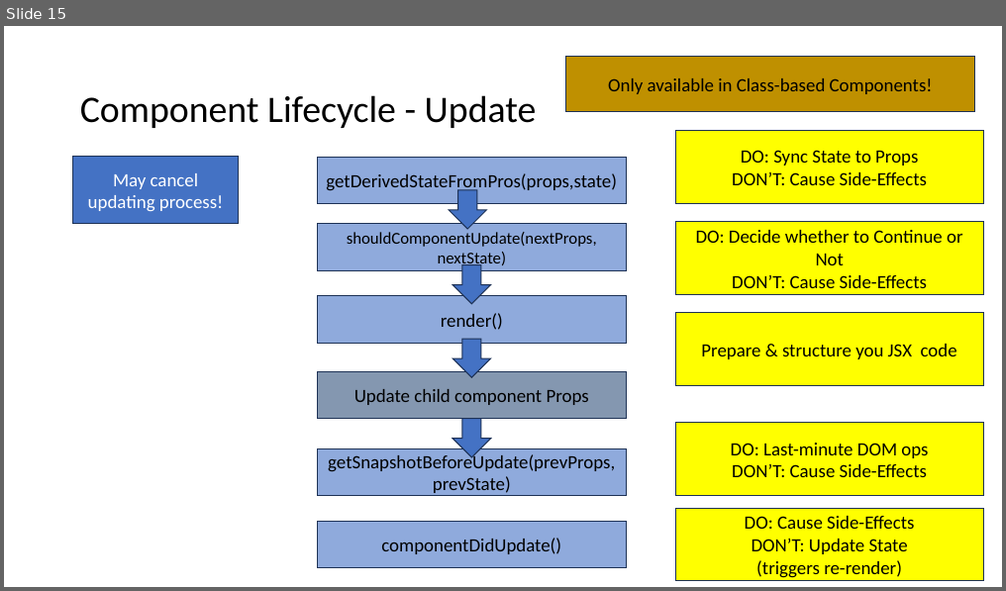
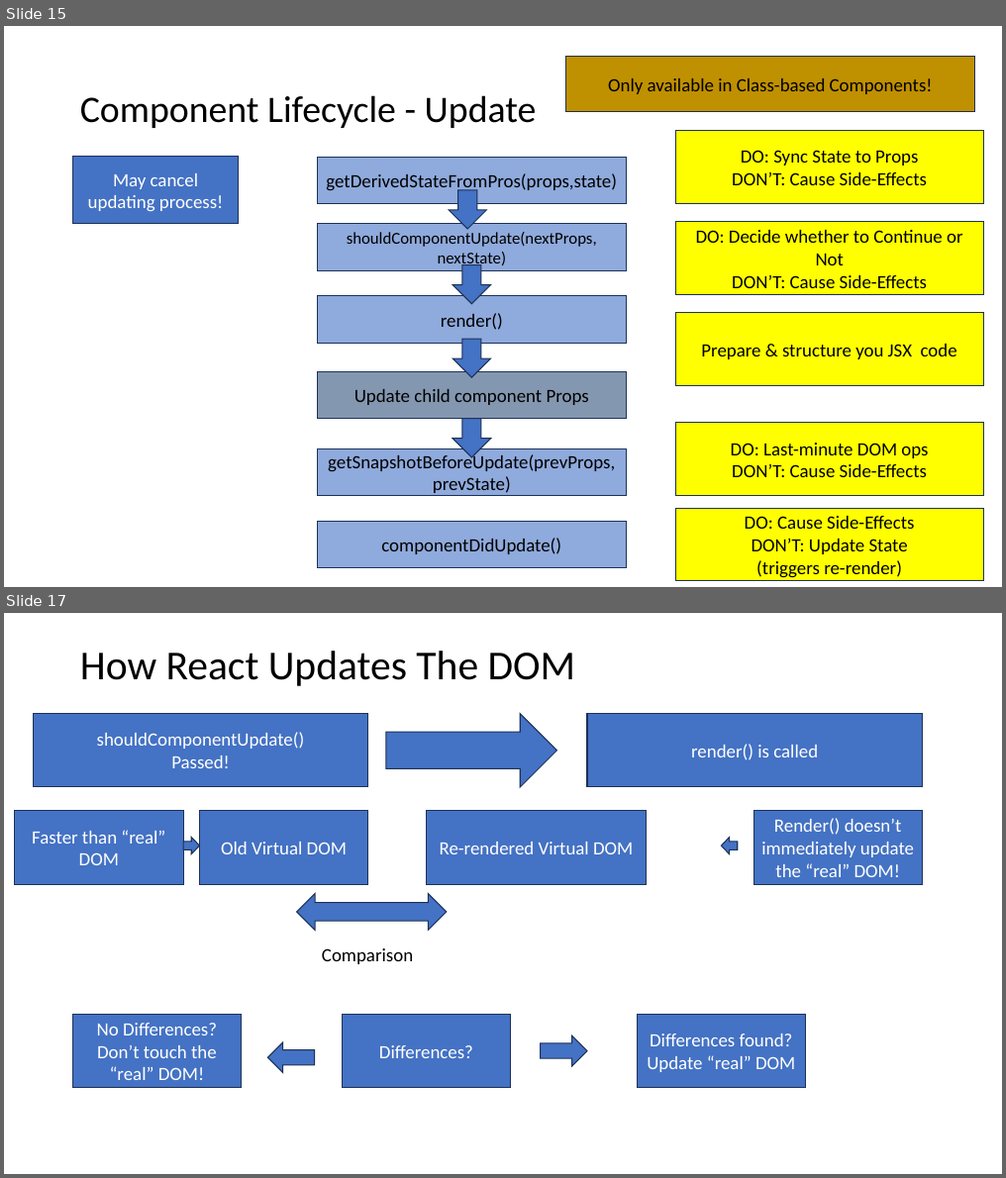
Before and after one commit to PiyushChaturvedii/Batch04, a slide deck: Reactjs.pptx. Shown one above the other, each under a label of ours: slide 15 before the commit, slides 15 and 17 after it; the slides between them are not shown. The pictures are 1006x591 and 1006x1178 pixels, drawn with LibreOffice and Linux fonts; fonts in the diff are those of the drawing. Boxes give left, top, right and bottom in pixels: in the first picture for what was removed or moved away, otherwise in the second. Text is boxed around its words. In the diff, an @@ line names an element or a change of style, - is before the commit and + after.

Commit message:
ReactMemo

```diff
--- a/Reactjs.pptx
+++ b/Reactjs.pptx
@@ slide 17 added at box(4, 613, 1002, 1174), background #FFFFFF @@
@@ title added at box(80, 651, 576, 686), 39.6 pt, text #000000 @@
+How React Updates The DOM
@@ rectangle added at box(33, 713, 368, 787), fill #4472C4, outline #1E3256 1 pt, 18 pt, text #FFFFFF @@
+shouldComponentUpdate()
+Passed!
@@ right arrow added at box(386, 713, 556, 787), fill #4472C4, outline #1E3256 1 pt @@
@@ rectangle added at box(587, 713, 923, 787), fill #4472C4, outline #1E3256 1 pt, 18 pt, text #FFFFFF @@
+render() is called
@@ rectangle added at box(15, 811, 183, 884), fill #4472C4, outline #1E3256 1 pt, 18 pt, text #FFFFFF @@
+Faster than “real” DOM
@@ rectangle added at box(199, 811, 368, 884), fill #4472C4, outline #1E3256 1 pt, 18 pt, text #FFFFFF @@
+Old Virtual DOM
@@ rectangle added at box(426, 811, 647, 884), fill #4472C4, outline #1E3256 1 pt, 18 pt, text #FFFFFF @@
+Re-rendered Virtual DOM
@@ rectangle added at box(753, 811, 922, 884), fill #4472C4, outline #1E3256 1 pt, 18 pt, text #FFFFFF @@
+Render() doesn’t immediately update the “real” DOM!
@@ right arrow added at box(183, 838, 200, 855), fill #4472C4, outline #1E3256 1 pt @@
@@ right arrow added at box(721, 838, 738, 855), fill #4472C4, outline #1E3256 1 pt @@
@@ left right arrow added at box(297, 894, 447, 931), fill #4472C4, outline #1E3256 1 pt @@
@@ text added at box(322, 949, 413, 964), 18 pt, text #000000 @@
+Comparison
@@ rectangle added at box(73, 1014, 242, 1088), fill #4472C4, outline #1E3256 1 pt, 18 pt, text #FFFFFF @@
+No Differences? Don’t touch the “real” DOM!
@@ rectangle added at box(342, 1014, 510, 1088), fill #4472C4, outline #1E3256 1 pt, 18 pt, text #FFFFFF @@
+Differences?
@@ rectangle added at box(638, 1014, 806, 1088), fill #4472C4, outline #1E3256 1 pt, 18 pt, text #FFFFFF @@
+Differences found?
+Update “real” DOM
@@ right arrow added at box(267, 1043, 315, 1072), fill #4472C4, outline #1E3256 1 pt @@
@@ right arrow added at box(541, 1036, 588, 1065), fill #4472C4, outline #1E3256 1 pt @@
```
Also in this commit, not shown: 1 other slide added, 20 other files.
